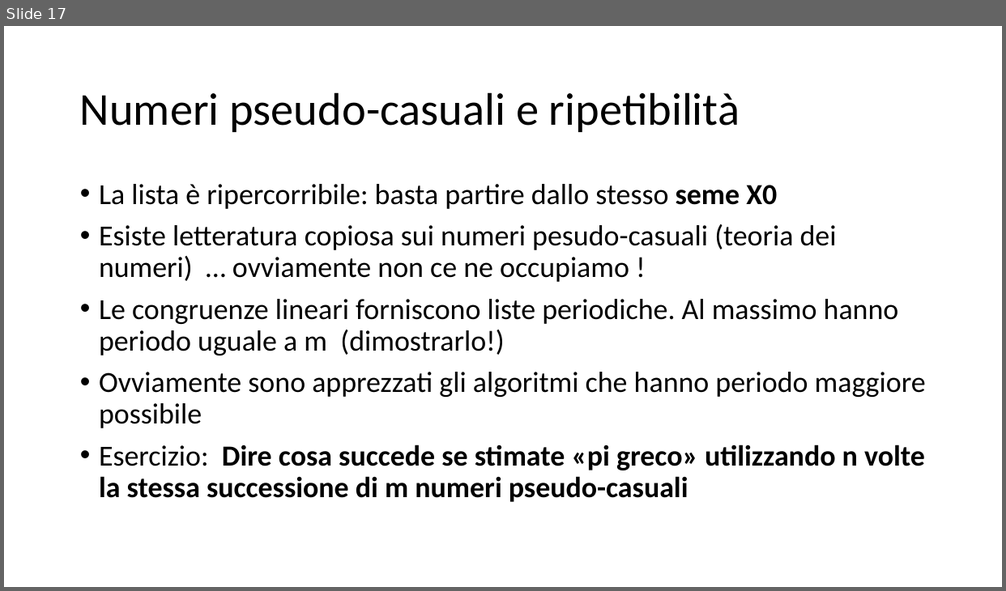
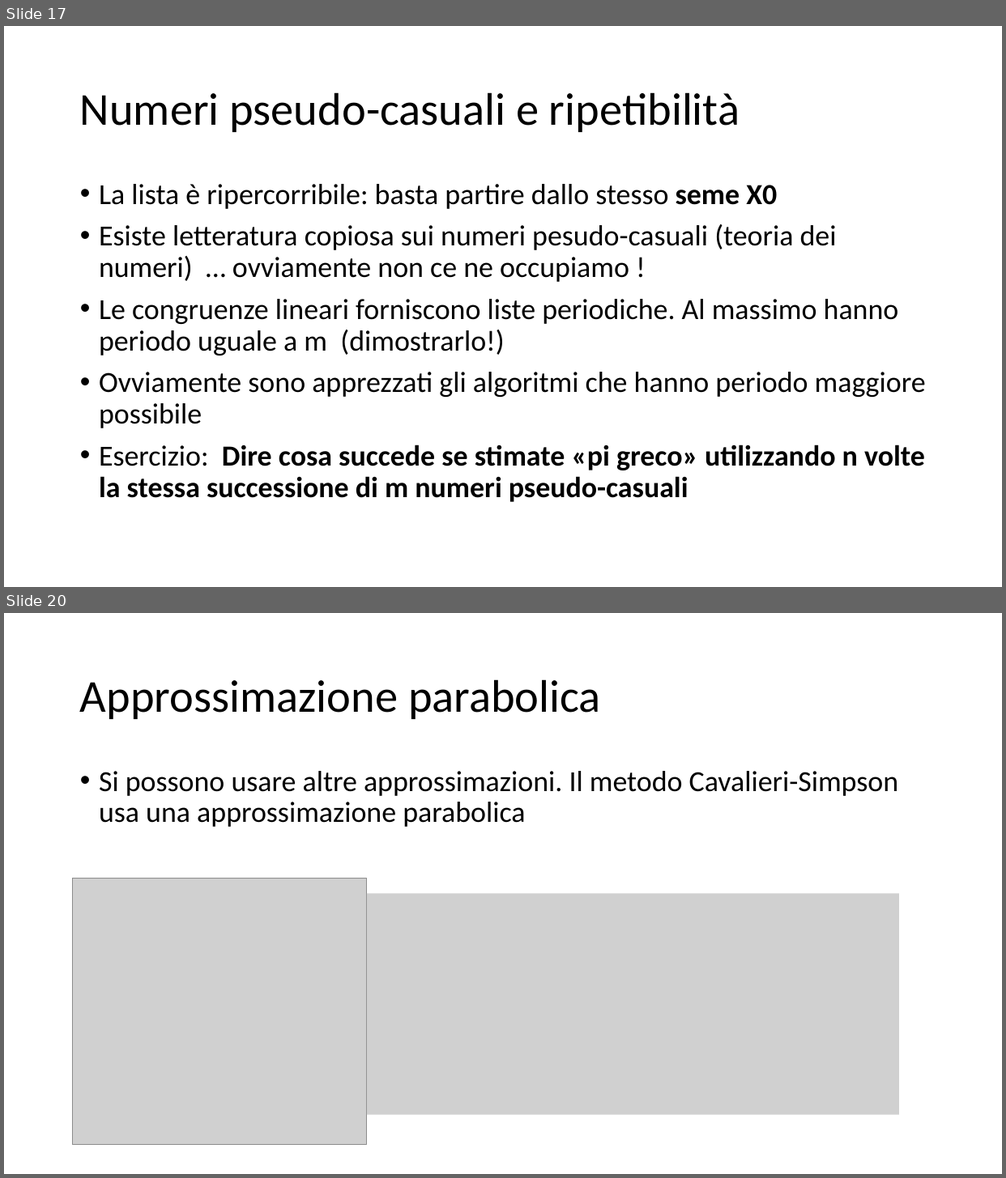
Before and after one commit to marcomonte94/Montecarlo, a slide deck: Slide Corso Metodi Montecarlo.pptx. Shown one above the other, each under a label of ours: slide 17 before the commit, slides 17 and 20 after it; the slides between them are not shown. The pictures are 1006x591 and 1006x1178 pixels, drawn with LibreOffice and Linux fonts; fonts in the diff are those of the drawing; grey boxes stand for pictures. Boxes give left, top, right and bottom in pixels: in the first picture for what was removed or moved away, otherwise in the second. Text is boxed around its words. In the diff, an @@ line names an element or a change of style, - is before the commit and + after.

```diff
--- a/Slide Corso Metodi Montecarlo.pptx
+++ b/Slide Corso Metodi Montecarlo.pptx
@@ slide 20 added at [4,613,1002,1174], background #FFFFFF @@
@@ title added at [80,679,601,719], 44 pt, text #000000 @@
+Approssimazione parabolica
@@ text added at [99,771,899,827], 28 pt, text #000000 @@
+• Si possono usare altre approssimazioni. Il metodo Cavalieri-Simpson usa una approssimazione parabolica
@@ picture added at [73,879,367,1144] @@
@@ picture added at [367,894,899,1115] @@
```
Also in this commit, not shown: 6 other slides added.
